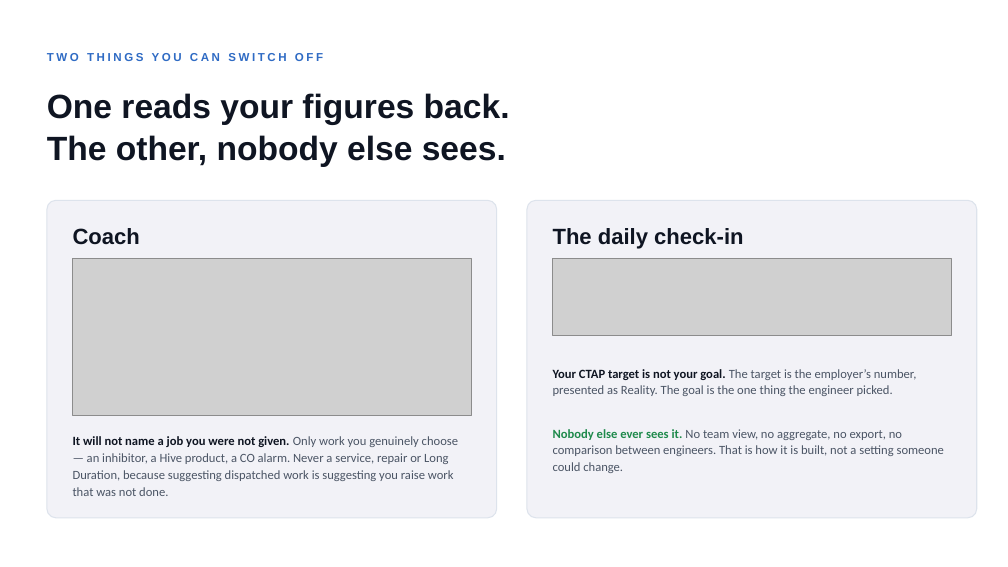
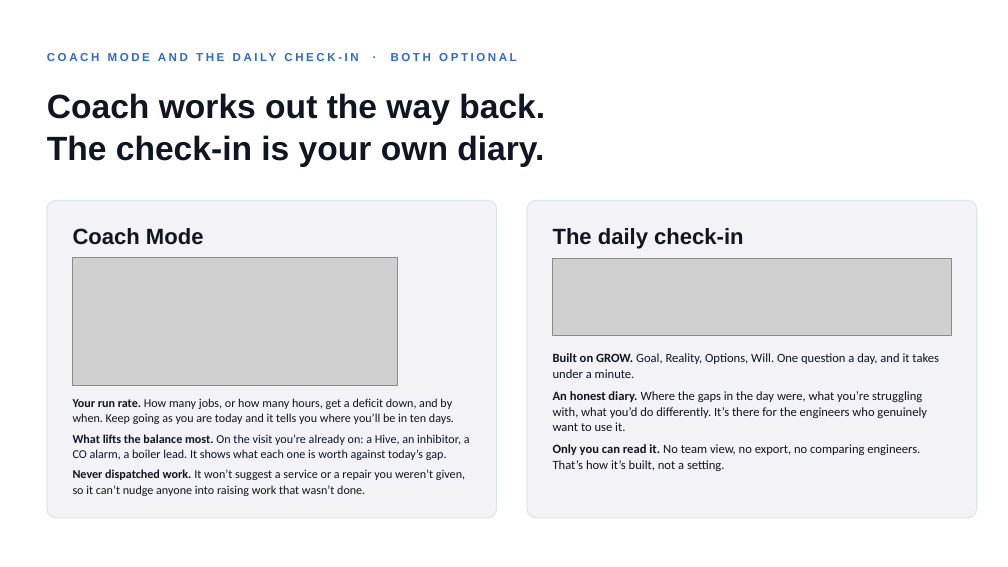
Before and after one commit to belacorg/CTAPTracker, a slide deck: slide 8 of docs/presentation/CTAP-Tracker.pptx. Drawn at 1008x567 pixels with LibreOffice and Linux fonts; fonts in the diff are those of the drawing; grey boxes stand for pictures. Boxes give left, top, right and bottom in pixels: in the first picture for what was removed or moved away, otherwise in the second. Text is boxed around its words. In the diff, an @@ line names an element or a change of style, - is before the commit and + after.

```diff
--- a/docs/presentation/CTAP-Tracker.pptx
+++ b/docs/presentation/CTAP-Tracker.pptx
@@ text at bbox=[391, 53, 516, 61]: text changed @@
-TWO THINGS YOU CAN SWITCH OFF
+COACH MODE AND THE DAILY CHECK-IN · BOTH OPTIONAL
@@ text at bbox=[47, 93, 545, 167]: text changed @@
-One reads your figures back.
-The other, nobody else sees.
+Coach works out the way back.
+The check-in is your own diary.
@@ text at bbox=[73, 228, 204, 245]: text changed @@
-Coach
+Coach Mode
@@ picture: place and size @@
-picture at bbox=[73, 259, 471, 416]
+picture at bbox=[73, 257, 398, 386]
@@ text "Built on GROW. Goal, Reality, ..." at bbox=[553, 353, 939, 471]: vertical alignment middle to top @@
@@ text at bbox=[553, 353, 939, 471]: text changed; text colour #4B5565 to #0F1522 @@
-Your CTAP target is not your goal. The target is the employer’s number, presented as Reality. The goal is the one thing the engineer picked.
+Built on GROW. Goal, Reality, Options, Will. One question a day, and it takes under a minute.
+An honest diary. Where the gaps in the day were, what you’re struggling with, what you’d do differently. It’s there for the engineers who genuinely want to use it.
+Only you can read it. No team view, no export, no comparing engineers. That’s how it’s built, not a setting.
@@ text at bbox=[73, 398, 470, 496]: text changed; size 12 to 11.5 pt; text colour #4B5565 to #0F1522 @@
-It will not name a job you were not given. Only work you genuinely choose — an inhibitor, a Hive product, a CO alarm. Never a service, repair or Long Duration, because suggesting dispatched work is suggesting you raise work that was not done.
+Your run rate. How many jobs, or how many hours, get a deficit down, and by when. Keep going as you are today and it tells you where you’ll be in ten days.
+What lifts the balance most. On the visit you’re already on: a Hive, an inhibitor, a CO alarm, a boiler lead. It shows what each one is worth against today’s gap.
+Never dispatched work. It won’t suggest a service or a repair you weren’t given, so it can’t nudge anyone into raising work that wasn’t done.
@@ text "Your run rate. How many ..." at bbox=[73, 398, 470, 496]: vertical alignment middle to top @@
@@ text removed at bbox=[553, 429, 944, 473] @@
-Nobody else ever sees it. No team view, no aggregate, no export, no comparison between engineers. That is how it is built, not a setting someone could change.
```
Also in this commit, not shown: 6 other slides changed, 1 slide removed.
